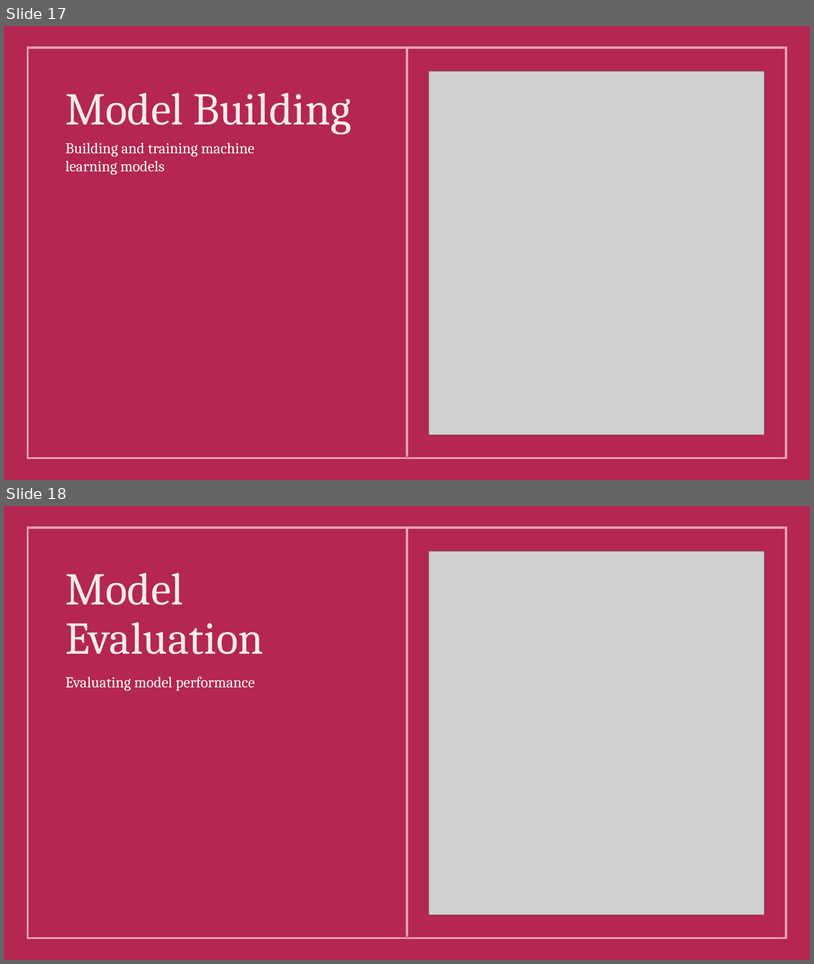
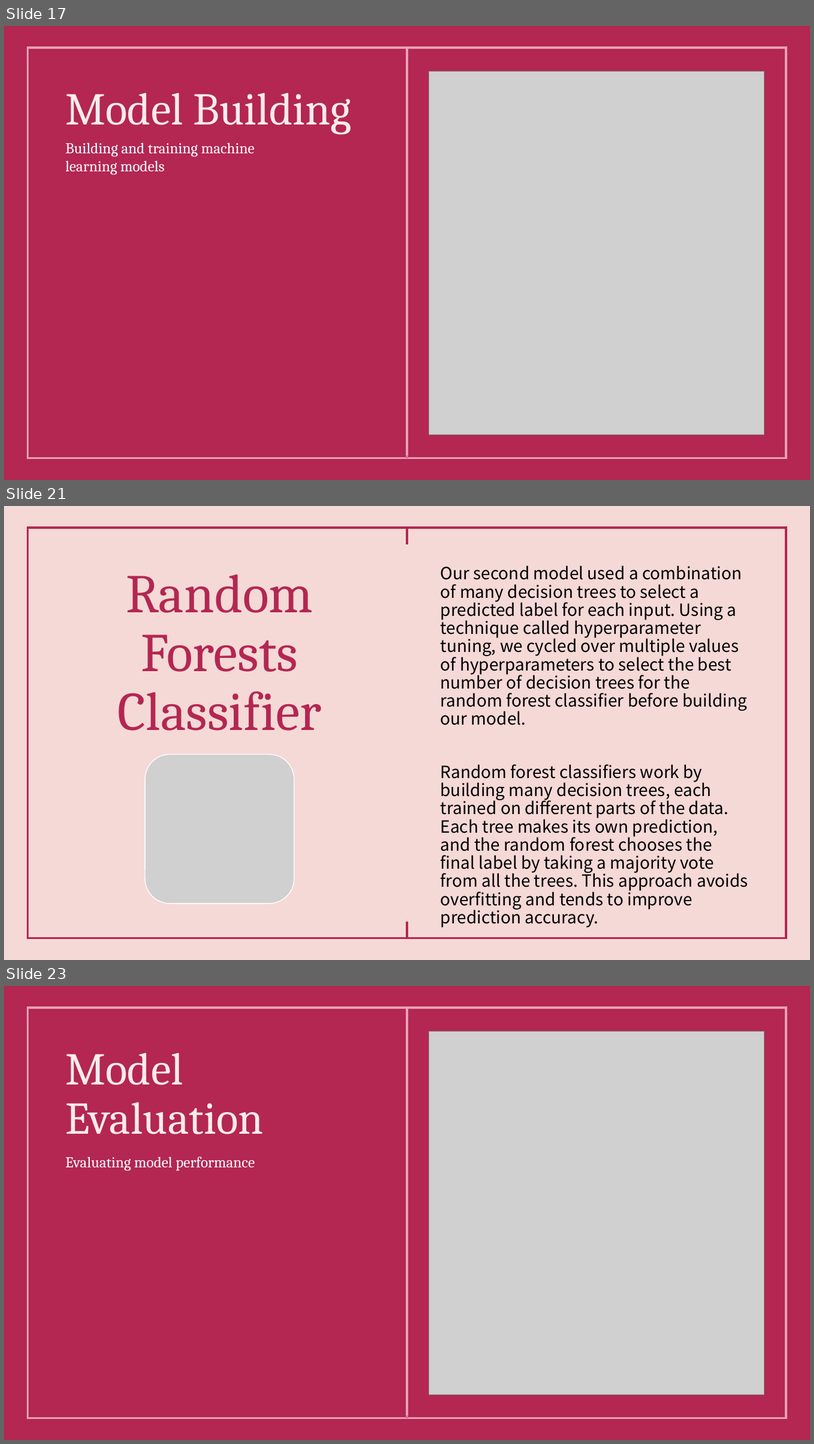
Before and after one commit to FaatimahMajothi98/OKCupid-Machine-Learning-Portfolio-Project, a slide deck: OKCupid-Date-A-Scientist-Starter/OKCupid – Machine Learning Analysis.pptx. Shown one above the other, each under a label of ours: slides 17 and 18 before the commit, slides 17, 21 and 23 after it; the slides between them are not shown. The pictures are 814x964 and 814x1444 pixels, drawn with LibreOffice and Linux fonts; fonts in the diff are those of the drawing; grey boxes stand for pictures. Boxes give left, top, right and bottom in pixels: in the first picture for what was removed or moved away, otherwise in the second. Text is boxed around its words. In the diff, an @@ line names an element or a change of style, - is before the commit and + after.

```diff
--- a/OKCupid-Date-A-Scientist-Starter/OKCupid – Machine Learning Analysis.pptx
+++ b/OKCupid-Date-A-Scientist-Starter/OKCupid – Machine Learning Analysis.pptx
@@ slide 21 added at (x1=4, y1=506, x2=810, y2=960), background #F5D9D7; not listed: 3 template elements that a slide beside it also shows @@
@@ title added at (x1=117, y1=574, x2=321, y2=730), 64.8 pt, text #B32752 @@
+Random Forests Classifier
@@ text added at (x1=441, y1=565, x2=748, y2=910), 20 pt, text #000000 @@
+Our second model used a combination of many decision trees to select a predicted label for each input. Using a technique called hyperparameter tuning, we cycled over multiple values of hyperparameters to select the best number of decision trees for the random forest classifier before building our model.
+Random forest classifiers work by building many decision trees, each trained on different parts of the data. Each tree makes its own prediction, and the random forest chooses the final label by taking a majority vote from all the trees. This approach avoids overfitting and tends to improve prediction accuracy.
@@ picture added at (x1=145, y1=754, x2=294, y2=903) @@
@@ what was slide 18 is now slide 23 @@
```
Also in this commit, not shown: 3 slides changed, 4 other slides added, 1 slide removed, 1 other file.
